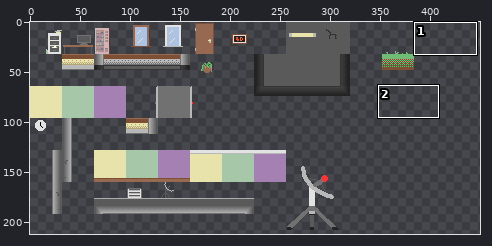
Sprite sheet -- Assets/Artwork/Tileset.png. Above, an overview of the earlier version with the close-up marked.
Close-up. Earlier state:
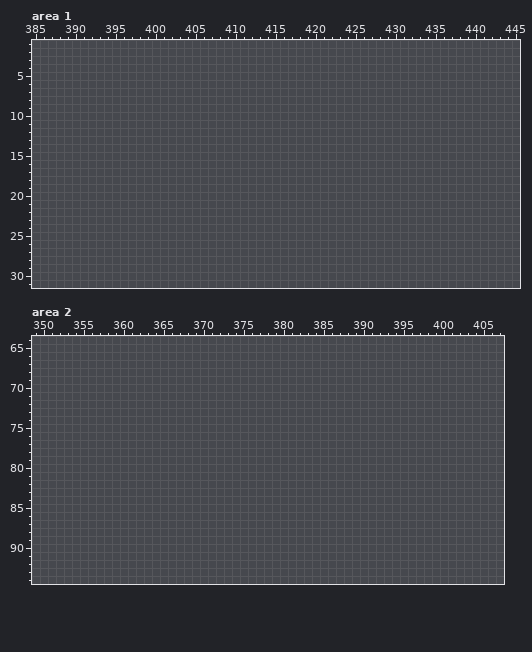
The file is 500x500 pixels. Colours within 5 levels of each other are drawn and written as one. Shown: area 1: x 385..445, y 1..31; area 2: x 349..407, y 64..94. The wide view leaves out empty margins. The commit also changed other parts of the picture, which this record leaves out.
The same view after the edit:
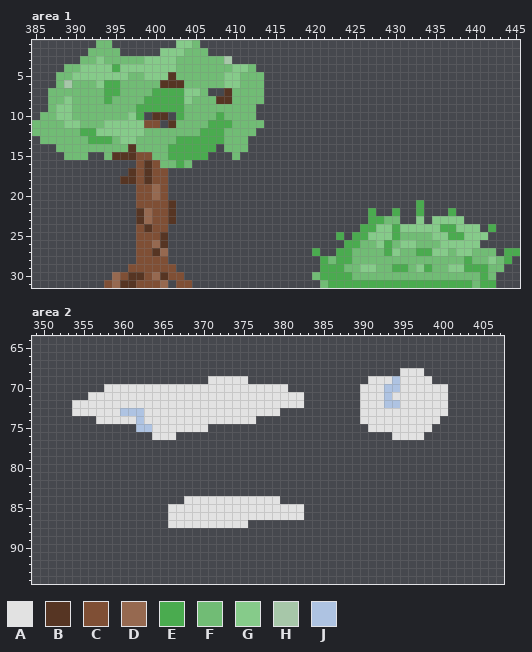
Palette (. is transparent): A #e2e2e2  B #563523  C #7f4f35  D #966950  E #4aab4f  F #71bc75  G #86cb8a  H #a7c7a9  J #aec3e2
The edit:
Area 1:
y 1: x 393..394 .. -> FF; x 403..405 ... -> GGF
y 2: x 392..395 .... -> FFFF; x 401..406 ...... -> GGGFFF
y 3: x 391..409 ................... -> FFGFFFFFGGGGFFFFFFH
y 4: x 389..412 ........................ -> FFGGGGEGGGGGGGFFFFFFFGGF
y 5: x 388..413 .......................... -> FFGGGGGGGFFGGGBFFFFFFGGFFF
y 6: x 388..413 .......................... -> FHFFFGEEFFFFFBBBFFFFFGGFFF
y 7: x 387..406 .................... -> FFFFFFFEEFFFFEEEEGGF; x 409..413 ..... -> BFFFF
y 8: x 387..413 ........................... -> FFGFFFFEFFFFEEEEEGFFFBBFFFF
y 9: x 387..412 .......................... -> FGGFFFFFFFFEEEEEEFFFFFFFFF
y 10: x 386..398 ............. -> FFGGFFFFFFFGE; x 400..401 .. -> BB; x 403..412 .......... -> EFFFFEFFFF
y 11: x 385..400 ................ -> FFFFGGFFFGGGGGCC; x 402..413 ............ -> BFFFFEEEFFFF
y 12: x 385..412 ............................ -> FFFFFFEEGGGGGGFFFFFFFEEEFFFF
y 13: x 386..411 .......................... -> FFFFFFEEEFGGFFFFFEEEEEEFFF
y 14: x 388..407 .................... -> FFFFFFFFFBFFFFEEEEEE; x 409..411 ... -> FFF
y 15: x 389..391 ... -> FFF; x 394..406 ............. -> FBBBCCFFEEEEE; x 410 . -> F
y 16: x 398..404 ....... -> CBCFFEF
y 17: x 397..401 ..... -> BCBCC
y 18: x 396..401 ...... -> BBCBCC
y 19..20: x 398..401 .... -> CCDC
y 21: x 398..402 ..... -> CCCCB; x 433 . -> E
y 22: x 398..402 ..... -> BDCCB; x 427 . -> E; x 430 . -> E; x 433 . -> E; x 437 . -> E
y 23: x 398..402 ..... -> BDCCB; x 427..430 .... -> EEFF; x 433 . -> G; x 435..438 .... -> GGGG
y 24: x 398..401 .... -> CBCC; x 426..440 ............... -> EEGGEGGGGGEEGGG; x 442 . -> E
y 25: x 398..401 .... -> CCCB; x 423 . -> E; x 425..441 ................. -> EEGGGEFFFFGGEEGGG
y 26: x 398..401 .... -> CCDB; x 424..440 ................. -> EEFFGEFGGFFFGGGGG
y 27: x 398..401 .... -> CCBD; x 420 . -> E; x 423..442 .................... -> EEFFFFEGFFEEGGFGGFFF; x 444..445 .. -> EE
y 28: x 398..401 .... -> CCCC; x 421..444 ........................ -> EFEEFFFFFFFFFFFFFFEFFGFE
y 29: x 397..402 ...... -> CCCCCC; x 421..443 ....................... -> EEEFFGGFFEEFGEFFGGEEEFF
y 30: x 395..403 ......... -> DCBBCDBCC; x 420..442 ....................... -> FEEEEFFFFFFFFFFFFFFFFEF
y 31: x 394..401 ........ -> CDBBCCCD; x 403..404 .. -> CC; x 421..442 ...................... -> FEEEEEEEEEEEEEEEEEEFEE
Area 2:
y 68: x 395..397 ... -> AAA
y 69: x 371..375 ..... -> AAAAA; x 391..398 ........ -> AAAJAAAA
y 70: x 358..380 ....................... -> AAAAAAAAAAAAAAAAAAAAAAA; x 390..400 ........... -> AAAJJAAAAAA
y 71: x 356..382 ........................... -> AAAAAAAAAAAAAAAAAAAAAAAAAAA; x 390..400 ........... -> AAAJAAAAAAA
y 72: x 354..382 ............................. -> AAAAAAAAAAAAAAAAAAAAAAAAAAAAA; x 390..400 ........... -> AAAJJAAAAAA
y 73: x 354..379 .......................... -> AAAAAAJJJAAAAAAAAAAAAAAAAA; x 390..400 ........... -> AAAAAAAAAAA
y 74: x 357..376 .................... -> AAAAAJAAAAAAAAAAAAAA; x 390..399 .......... -> AAAAAAAAAA
y 75: x 362..370 ......... -> JJAAAAAAA; x 391..398 ........ -> AAAAAAAA
y 76: x 364..366 ... -> AAA; x 394..397 .... -> AAAA
y 84: x 368..379 ............ -> AAAAAAAAAAAA
y 85..86: x 366..382 ................. -> AAAAAAAAAAAAAAAAA
y 87: x 366..375 .......... -> AAAAAAAAAA
